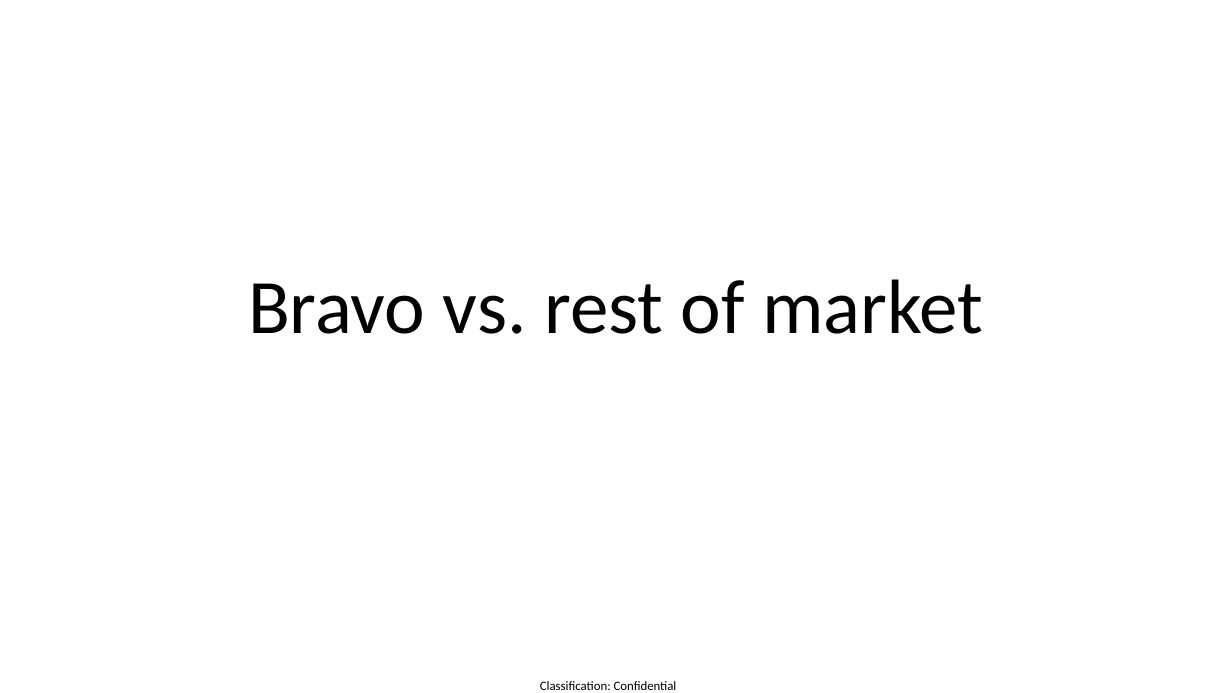
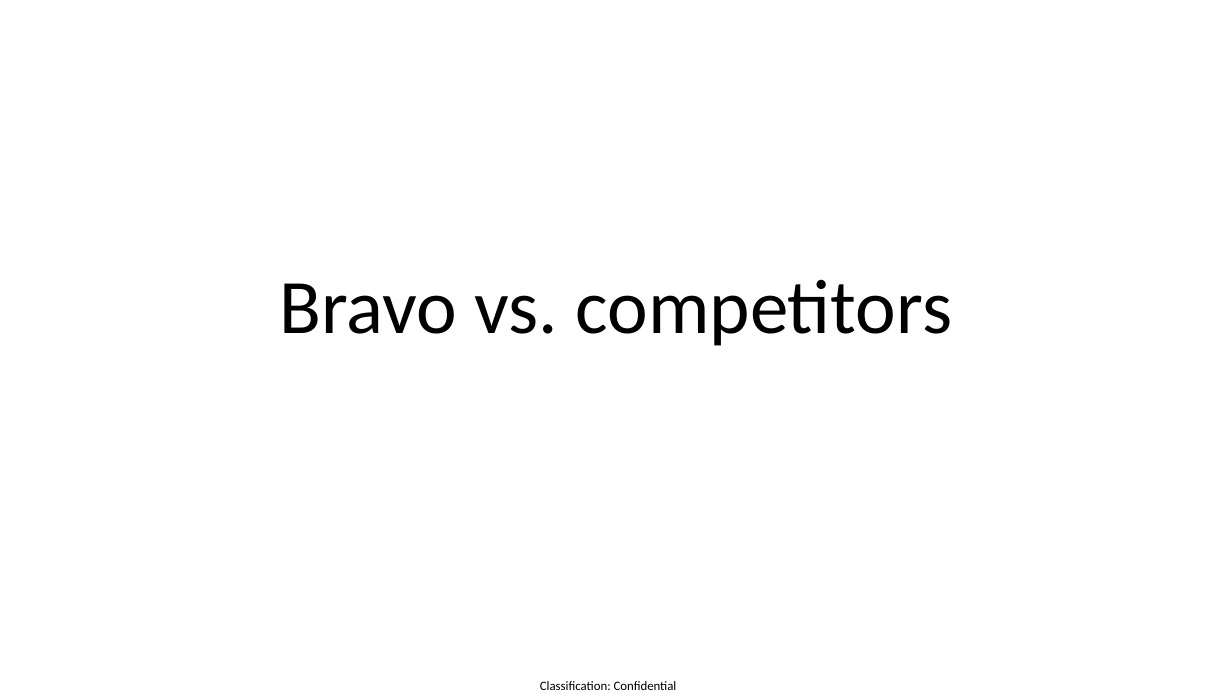
Before and after one commit to twdobson/mattress-trends, a slide deck: slide 9 of bravo_preso.pptx (slide 7 before the commit). Drawn at 1232x693 pixels with LibreOffice and Linux fonts; fonts in the diff are those of the drawing. Boxes give left, top, right and bottom in pixels: in the first picture for what was removed or moved away, otherwise in the second. Text is boxed around its words. In the diff, an @@ line names an element or a change of style, - is before the commit and + after.

```diff
--- a/bravo_preso.pptx
+++ b/bravo_preso.pptx
@@ title at [280, 279, 953, 346]: text changed @@
-Bravo vs. rest of market
+Bravo vs. competitors
```
Also in this commit, not shown: 9 other slides changed, 13 slides added, 2 slides removed, 4 other files.
